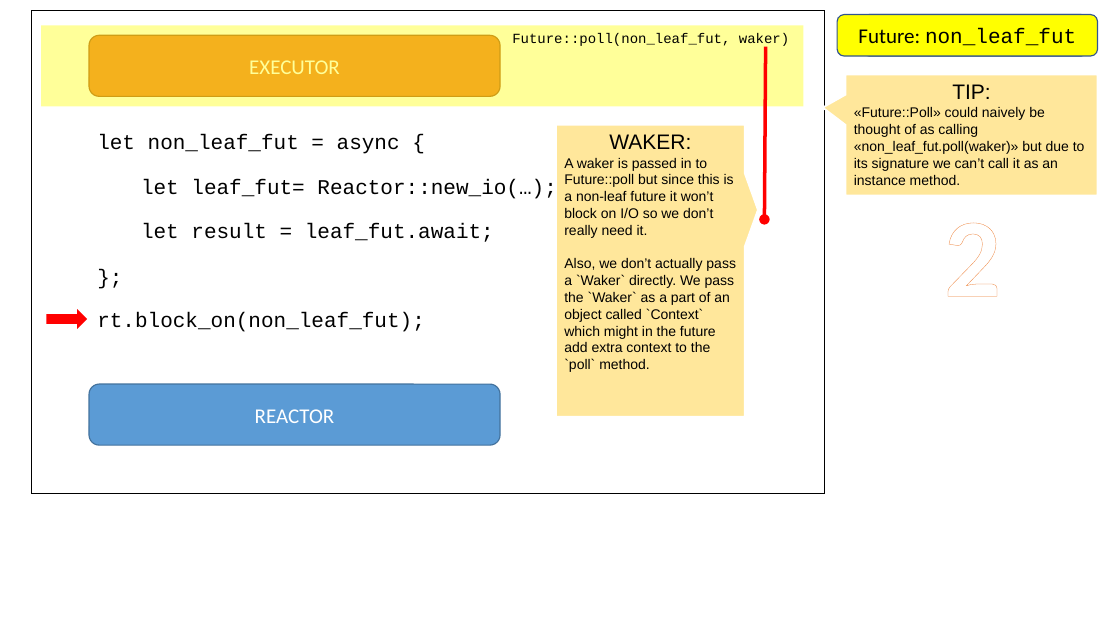
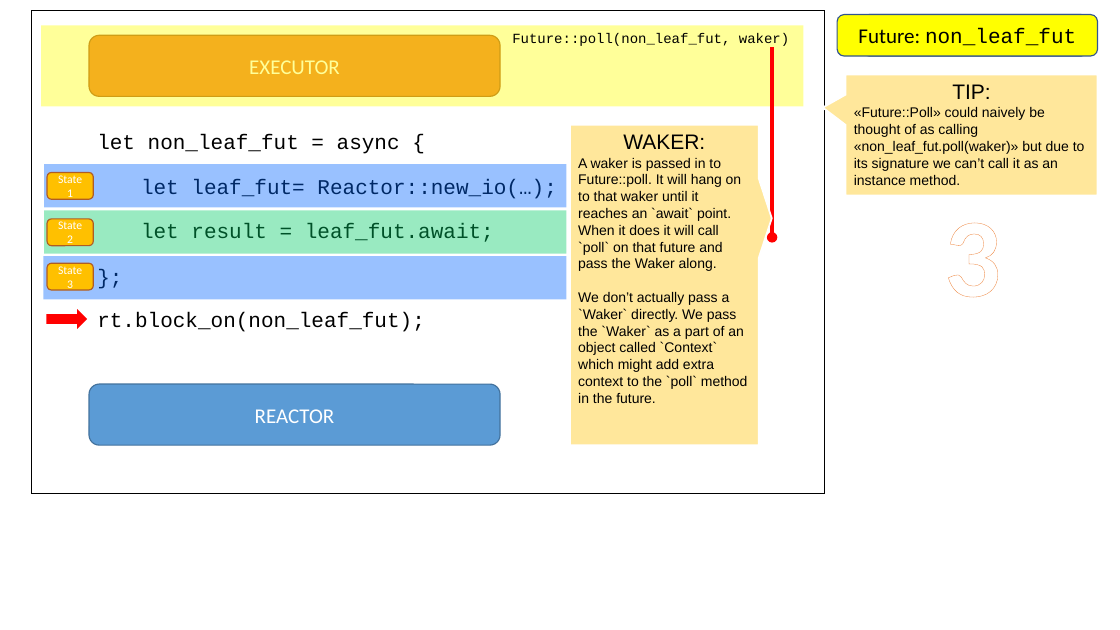
Before and after one commit to pedromfedricci/books-futures-explained, a slide deck: slide 4 of resources/futures_animation.pptx (slide 3 before the commit). Drawn at 1120x630 pixels with LibreOffice and Linux fonts; fonts in the diff are those of the drawing. Boxes give left, top, right and bottom in pixels: in the first picture for what was removed or moved away, otherwise in the second. Text is boxed around its words. In the diff, an @@ line names an element or a change of style, - is before the commit and + after.

```diff
--- a/resources/futures_animation.pptx
+++ b/resources/futures_animation.pptx
@@ arrow moved from (765, 46) - (765, 219) to (772, 47) - (772, 238) @@
@@ speech box "WAKER:": place and size @@
-speech box "WAKER:" at [556,125,745,417]
+speech box "WAKER:" at [570,125,759,445]
@@ rectangle added at [45,164,567,208], fill #0066FF at 40% opacity @@
@@ rounded rectangle added at [47,172,93,199], fill #FFC000, outline #AF5C24 1 pt, 10 pt, text #FFFFFF @@
+State 1
@@ 3 rectangles: place and size @@
-3 rectangles at [97,179,556,332]
+3 rectangles at [89,170,666,336]
@@ text in speech box at [578,158,748,403]: text changed @@
-A waker is passed in to Future::poll but since this is a non-leaf future it won’t block on I/O so we don’t really need it.
-Also, we don’t actually pass a `Waker` directly. We pass the `Waker` as a part of an object called `Context` which might in the future add extra context to the `poll` method.
+A waker is passed in to Future::poll. It will hang on to that waker until it reaches an `await` point. When it does it will call `poll` on that future and pass the Waker along.
+We don’t actually pass a `Waker` directly. We pass the `Waker` as a part of an object called `Context` which might add extra context to the `poll` method in the future.
@@ rectangle added at [45,210,567,254], fill #00CC66 at 40% opacity @@
@@ rounded rectangle added at [47,219,93,246], fill #FFC000, outline #AF5C24 1 pt, 10 pt, text #FFFFFF @@
+State 2
@@ text at [944,222,1001,298]: text changed @@
-2
+3
@@ rectangle added at [44,256,566,300], fill #0066FF at 40% opacity @@
@@ rounded rectangle added at [47,263,93,290], fill #FFC000, outline #AF5C24 1 pt, 10 pt, text #FFFFFF @@
+State 3
```
Also in this commit, not shown: 14 other slides changed, 2 slides added, 25 other files.
